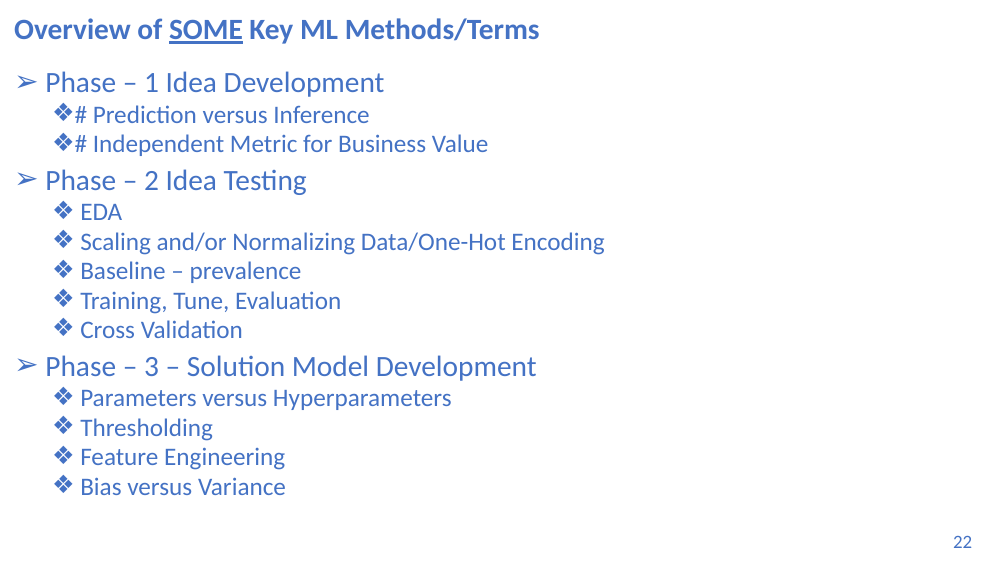
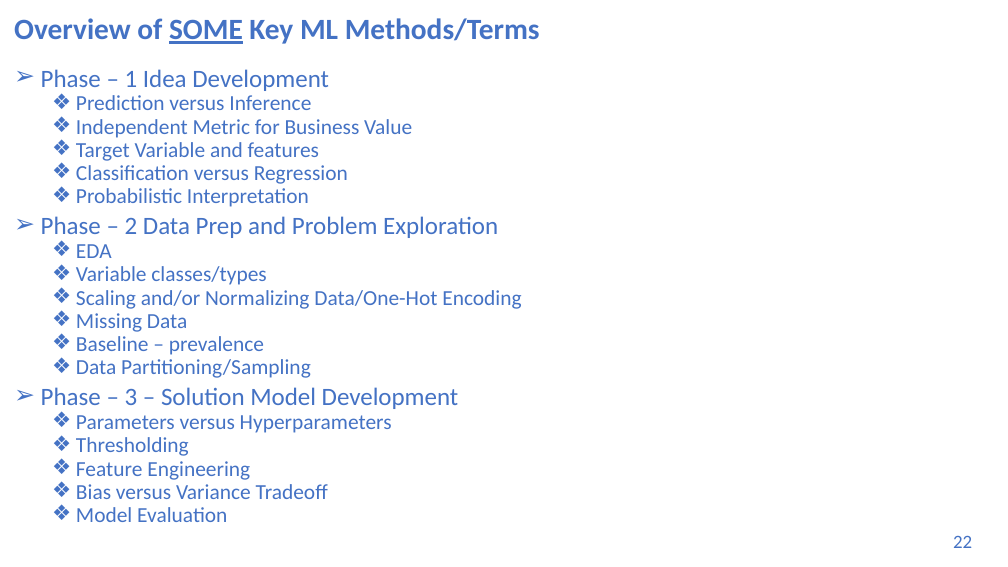
Before and after one commit to UVADS/DS-3001, a slide deck: slide 22 of 05_ml_bootcamp/machine_learning_bootcamp.pptx. Drawn at 1008x567 pixels with LibreOffice and Linux fonts; fonts in the diff are those of the drawing. Boxes give left, top, right and bottom in pixels: in the first picture for what was removed or moved away, otherwise in the second. Text is boxed around its words. In the diff, an @@ line names an element or a change of style, - is before the commit and + after.

```diff
--- a/05_ml_bootcamp/machine_learning_bootcamp.pptx
+++ b/05_ml_bootcamp/machine_learning_bootcamp.pptx
@@ text at (41,69,521,480): size 28 to 23.8 pt in "Phase – 1 Idea Development", "Phase – 3 – Solution Model Development"; size 24 to 20.4 pt in "EDA", "Scaling and/or Normalizing Data/One-Hot Encoding", "Baseline – prevalence", "Parameters versus Hyperparameters" and 2 more places; line spacing 0.8 to 0.7 @@
@@ text at (41,95,498,241): text changed; size 24 to 20.4 pt @@
-  ❖ # Prediction versus Inference
-  ❖ # Independent Metric for Business Value
-➢ Phase – 2 Idea Testing
+  ❖ Prediction versus Inference
+  ❖ Independent Metric for Business Value
+  ❖ Target Variable and features
+  ❖ Classification versus Regression
+  ❖ Probabilistic Interpretation
+➢ Phase – 2 Data Prep and Problem Exploration
@@ text at (76,266,266,285): paragraph added @@
+  ❖ Variable classes/types
@@ text at (76,313,187,332): paragraph added @@
+  ❖ Missing Data
@@ text at (76,359,311,378): text changed; size 24 to 20.4 pt @@
-  ❖ Training, Tune, Evaluation
-  ❖ Cross Validation
+  ❖ Data Partitioning/Sampling
@@ text at (76,484,328,522): text changed; size 24 to 20.4 pt @@
-  ❖ Bias versus Variance
+  ❖ Bias versus Variance Tradeoff
+  ❖ Model Evaluation
```
Also in this commit, not shown: 9 other slides changed, 5 slides added, 1 slide removed.
